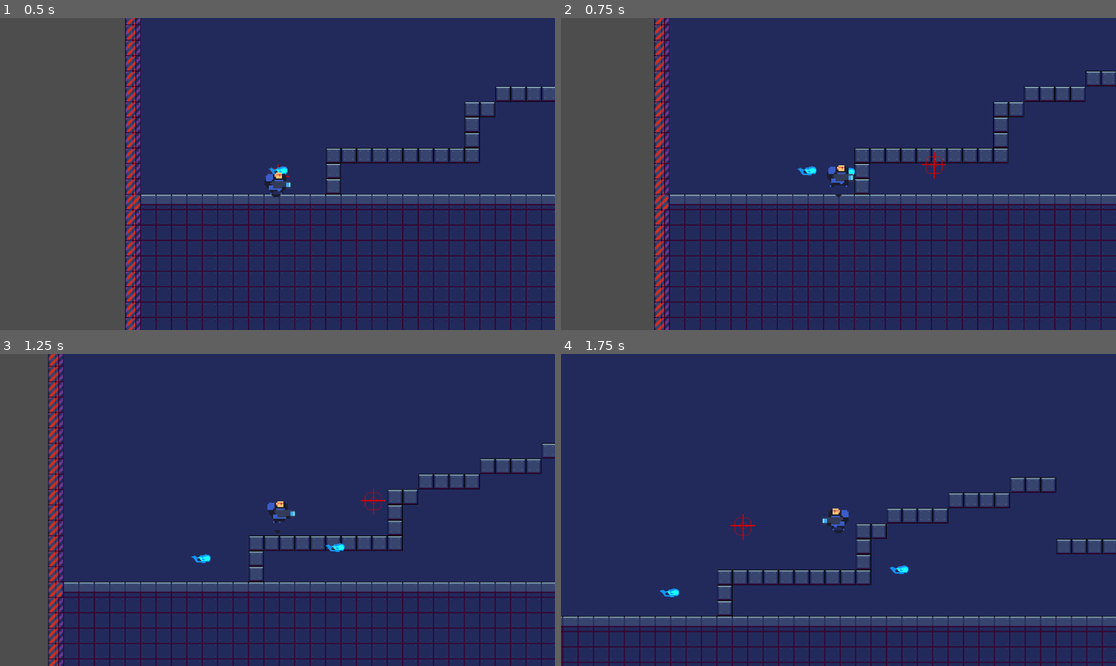
Above: before the commit, frames 1-4 (two rows, left to right).
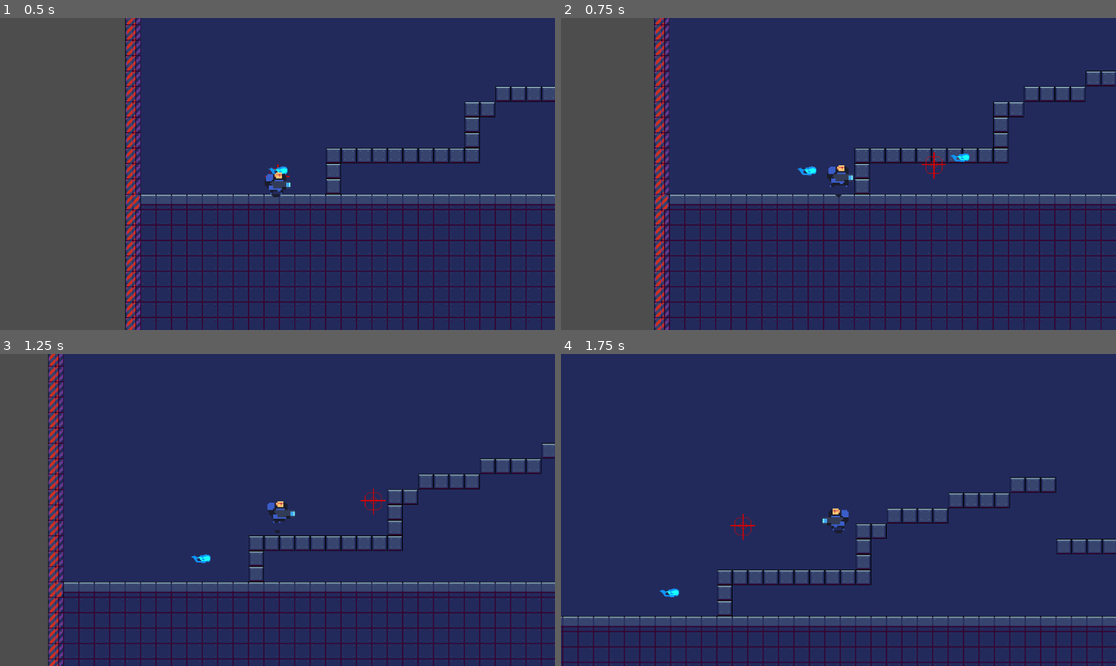
Above: after the commit, the same moments.

Repository: DeanSabbah/1501-Term
Game: Godot game, scene res://Scenes/main.tscn
Two runs of this game, one before a commit and one after it. Both use one fixed random seed, a clock stepped at 60 frames per second and the inputs below.
Inputs (mouse positions are in pixels of both pictures, inside the frame that each line leads up to):
- Up to frame 1 (0.5 s): no input
- Up to frame 2 (0.75 s): move the mouse to (960, 158) at 0.52 s; hold D (right) from 0.53 s (still down); click (960, 158) at 0.67 s
- Up to frame 3 (1.25 s): keep holding D (right); tap W (up) at 0.77 s
- Up to frame 4 (1.75 s): keep holding D (right); move the mouse to (727, 525) at 1.27 s; tap W (up) at 1.52 s

Frame 1 is identical in both runs. In frame 2, less than 0.1% of the frame differs, in the area x 51-74%, y 43-51%; in frame 3, less than 0.1%; in frame 4, less than 0.1%.

Commit message:
faster PROJECTILE SPEED!!!

Diff:
--- a/Projectile.gd
+++ b/Projectile.gd
@@ -1,6 +1,6 @@
 extends Area2D
 
-var speed = 400
+var speed = 4000
 var direction = Vector2.ZERO # Initialized to a zero vector
 
 func _ready():
